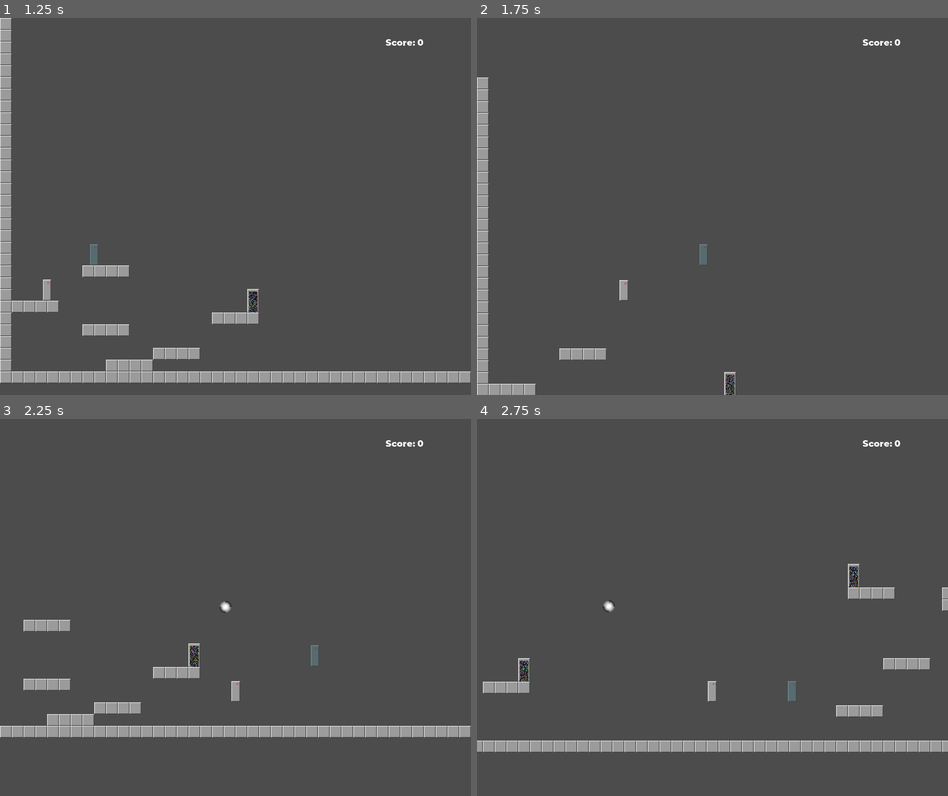
Above: before the commit, frames 1-4 (two rows, left to right).
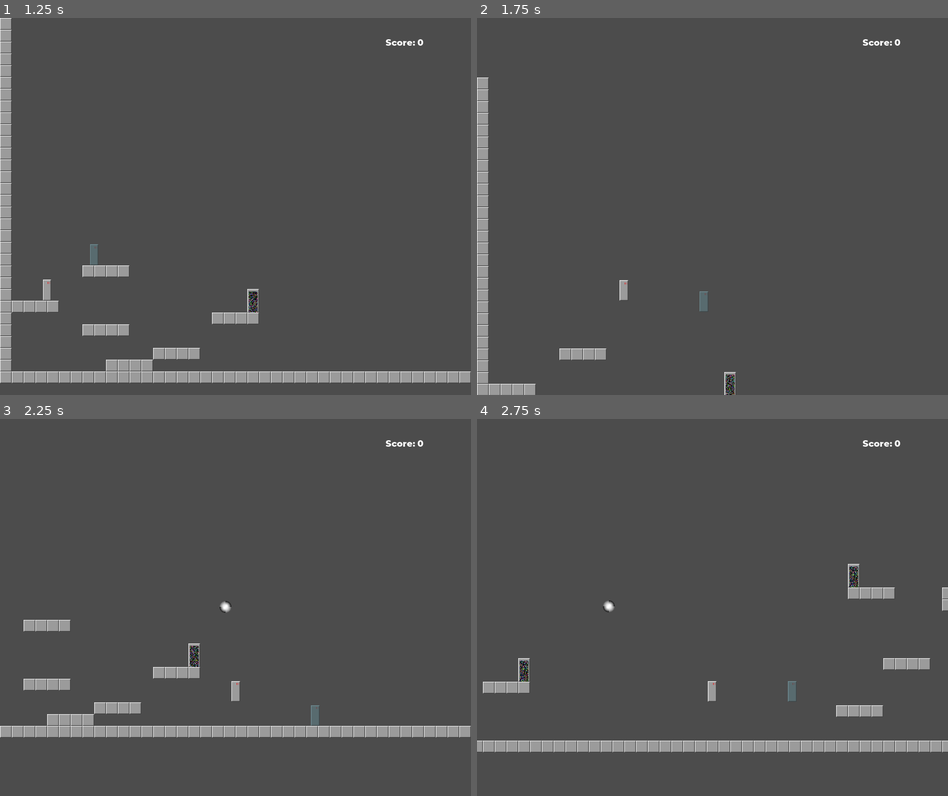
Above: after the commit, the same moments.

Repository: aes/yap
Game: Godot game, scene res://src/ui/MainMenu.tscn
Two runs of this game, one before a commit and one after it. Both use one fixed random seed, a clock stepped at 60 frames per second and the inputs below. The engine's default icon, where the game draws it, is replaced by a stand-in: a white triangle on a blue panel in a dark square.
Inputs:
- Up to frame 1 (1.25 s): click "Start!" at 0.5 s
- Up to frame 2 (1.75 s): tap Enter at 1.25 s; hold D (move_right) from 1.28 s (still down); tap W (jump) at 1.35, 1.52 s
- Up to frame 3 (2.25 s): keep holding D (move_right); tap W (jump) at 1.82 s; tap J (interact) at 2.1 s
- Up to frame 4 (2.75 s): keep holding D (move_right); tap W (jump) at 2.27, 2.3, 2.57 s

Frame 1 is identical in both runs. In frame 2, 0.2% of the frame differs, in the area x 47-50%, y 60-78%; in frame 3, 0.2%, in the area x 66-68%, y 60-82%; in frame 4, less than 0.1%.

Commit message:
Check can_jump correctly

Diff:
--- a/src/actors/Player.gd
+++ b/src/actors/Player.gd
@@ -10,6 +10,11 @@
 
 func _physics_process(_delta: float) -> void:
 	direction = get_direction()
+
+	if direction.y < 0 and can_jump():
+		_jump()
+	else:
+		direction.y = 0
 
 	var snap: = Vector2.DOWN * 60.0 if direction.y == 0.0 else Vector2.ZERO
 
@@ -60,15 +65,10 @@
 		$Face.scale.x = sign(direction.x)
 
 func get_direction() -> Vector2:
-	var jump = Input.is_action_just_pressed("jump") and can_jump()
-
-	if jump:
-		_jump()
-
 	return Vector2(
 		Input.get_action_strength("move_right") -
 		Input.get_action_strength("move_left"),
-		-1.0 if jump else 0.0
+		-1.0 if Input.is_action_just_pressed("jump") else 0.0
 	)
 
 
